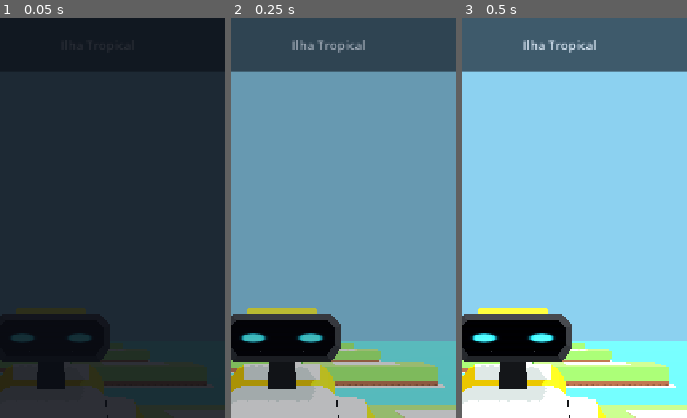
Above: before the commit, frames 1-3 (left to right).
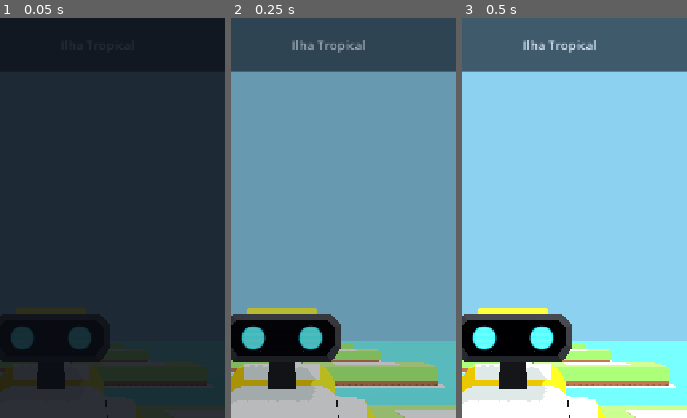
Above: after the commit, the same moments.

Repository: rogerbif/grass-cut-bot
Game: Godot game, scene res://scenes/menu/main_menu.tscn
The game is run twice, just before and just after one commit, with the same random seed, the same clock (stepped at 60 frames per second) and the same inputs.
Inputs:
- Up to frame 1 (0.05 s): no input
- Up to frame 2 (0.25 s): no input
- Up to frame 3 (0.5 s): no input
The pictures show only the part of the screen within x 39-89%, y 0-50%; the shares and areas given below are measured in that part.

The runs differ from the first frame. In frame 1, 0.5% of the frame differs, in the area x 4-41%, y 77-83%; in frame 2, 0.8%; in frame 3, 0.9%, in the area x 3-42%, y 76-84%.

Commit message:
fix(visual): corrige proporção e aspect ratio 3:1 do atlas de olhos de LED eliminando achatamento

Diff:
--- a/assets/textures/cutter/eyes_atlas.svg
+++ b/assets/textures/cutter/eyes_atlas.svg
@@ -1,107 +1,110 @@
 <svg xmlns="http://www.w3.org/2000/svg" viewBox="0 0 2048 2048" width="2048" height="2048">
   <defs>
-    <!-- Filtro sutil para dar acabamento suave aos vetores -->
     <style>
       .glow-shape { fill: #FFFFFF; }
       .stroke-shape { stroke: #FFFFFF; fill: none; stroke-linecap: round; stroke-linejoin: round; }
     </style>
   </defs>
 
-  <!-- Fundo transparente para canal alfa do shader -->
+  <!-- Grade 2 colunas x 6 linhas (2048 x 2048) -->
+  <!-- Cada célula: Largura = 1024px, Altura = 341.33px (Aspect Ratio 3.00:1) -->
+  <!-- Olho esquerdo centro: X=232, Y=171 | Olho direito centro: X=792, Y=171 | Raio base: 112px -->
 
-  <!-- ========================================== -->
-  <!-- LINHA 0                                     -->
-  <!-- ========================================== -->
+  <!-- ============================================================== -->
+  <!-- LINHA 0: Y = 0..341.33                                         -->
+  <!-- ============================================================== -->
 
-  <!-- FRAME 0: Padrão (Normal) - Coluna 0 (X: 0..512, Y: 0..512) -->
+  <!-- 0: NORMAL - Coluna 0 (X: 0..1024) -->
   <g id="frame_0_normal">
-    <circle cx="116" cy="256" r="58" class="glow-shape" />
-    <circle cx="396" cy="256" r="58" class="glow-shape" />
+    <circle cx="232" cy="171" r="112" class="glow-shape" />
+    <circle cx="792" cy="171" r="112" class="glow-shape" />
   </g>
 
-  <!-- FRAME 1: Feliz (Happy) - Coluna 1 (X: 512..1024, Y: 0..512) -->
+  <!-- 1: HAPPY - Coluna 1 (X: 1024..2048) -> cx_esq = 1256, cx_dir = 1816 -->
   <g id="frame_1_happy">
-    <!-- Olho Esquerdo: Arco para cima -->
-    <path d="M 576 290 Q 628 200 680 290" class="stroke-shape" stroke-width="26" />
-    <!-- Olho Direito: Arco para cima -->
-    <path d="M 856 290 Q 908 200 960 290" class="stroke-shape" stroke-width="26" />
+    <path d="M 1154 220 Q 1256 70 1358 220" class="stroke-shape" stroke-width="48" />
+    <path d="M 1714 220 Q 1816 70 1918 220" class="stroke-shape" stroke-width="48" />
   </g>
 
-  <!-- FRAME 2: Triste / Danificado - Coluna 2 (X: 1024..1536, Y: 0..512) -->
+  <!-- ============================================================== -->
+  <!-- LINHA 1: Y = 341.33..682.66 (Y_center = 512)                   -->
+  <!-- ============================================================== -->
+
+  <!-- 2: SAD - Coluna 0 (X: 0..1024) -->
   <g id="frame_2_sad">
     <!-- Olho Esquerdo: Semicírculo voltado para baixo com pálpebra caída -->
-    <path d="M 1088 230 C 1088 280 1192 280 1192 230 Z" class="glow-shape" />
-    <path d="M 1080 215 L 1200 235" class="stroke-shape" stroke-width="14" />
-    <!-- Olho Direito: Semicírculo simétrico -->
-    <path d="M 1368 230 C 1368 280 1472 280 1472 230 Z" class="glow-shape" />
-    <path d="M 1360 235 L 1480 215" class="stroke-shape" stroke-width="14" />
+    <path d="M 120 490 C 120 600 344 600 344 490 Z" class="glow-shape" />
+    <path d="M 104 460 L 360 500" class="stroke-shape" stroke-width="26" />
+    <!-- Olho Direito -->
+    <path d="M 680 490 C 680 600 904 600 904 490 Z" class="glow-shape" />
+    <path d="M 664 500 L 920 460" class="stroke-shape" stroke-width="26" />
   </g>
 
-  <!-- FRAME 3: Bravo / Modo de Ataque - Coluna 3 (X: 1536..2048, Y: 0..512) -->
+  <!-- 3: ANGRY - Coluna 1 (X: 1024..2048) -->
   <g id="frame_3_angry">
-    <!-- Olho Esquerdo: Retângulo chanfrado agressivo inclinado para dentro -->
-    <polygon points="1600,215 1710,248 1690,305 1600,305" class="glow-shape" />
-    <!-- Olho Direito: Simétrico inclinado para dentro -->
-    <polygon points="1874,248 1984,215 1984,305 1894,305" class="glow-shape" />
+    <!-- Olho Esquerdo agressivo inclinado para dentro -->
+    <polygon points="1134,440 1358,500 1320,600 1134,600" class="glow-shape" />
+    <!-- Olho Direito agressivo inclinado para dentro -->
+    <polygon points="1714,500 1938,440 1938,600 1752,600" class="glow-shape" />
   </g>
 
-  <!-- ========================================== -->
-  <!-- LINHA 1                                     -->
-  <!-- ========================================== -->
+  <!-- ============================================================== -->
+  <!-- LINHA 2: Y = 682.66..1024 (Y_center = 853)                     -->
+  <!-- ============================================================== -->
 
-  <!-- FRAME 4: Surpreso / Alerta - Coluna 0 (X: 0..512, Y: 512..1024) -->
+  <!-- 4: ALERT - Coluna 0 (X: 0..1024) -->
   <g id="frame_4_alert">
-    <circle cx="116" cy="768" r="54" class="stroke-shape" stroke-width="24" />
-    <circle cx="396" cy="768" r="54" class="stroke-shape" stroke-width="24" />
+    <circle cx="232" cy="853" r="102" class="stroke-shape" stroke-width="42" />
+    <circle cx="792" cy="853" r="102" class="stroke-shape" stroke-width="42" />
   </g>
 
-  <!-- FRAME 5: Carregando / Dormindo - Coluna 1 (X: 512..1024, Y: 512..1024) -->
+  <!-- 5: SLEEPING - Coluna 1 (X: 1024..2048) -->
   <g id="frame_5_sleeping">
-    <line x1="576" y1="768" x2="680" y2="768" class="stroke-shape" stroke-width="26" />
-    <line x1="856" y1="768" x2="960" y2="768" class="stroke-shape" stroke-width="26" />
+    <line x1="1134" y1="853" x2="1378" y2="853" class="stroke-shape" stroke-width="48" />
+    <line x1="1694" y1="853" x2="1938" y2="853" class="stroke-shape" stroke-width="48" />
   </g>
 
-  <!-- FRAME 6: Confuso / Pane (Glitch) - Coluna 2 (X: 1024..1536, Y: 512..1024) -->
+  <!-- ============================================================== -->
+  <!-- LINHA 3: Y = 1024..1365.33 (Y_center = 1195)                   -->
+  <!-- ============================================================== -->
+
+  <!-- 6: GLITCH - Coluna 0 (X: 0..1024) -->
   <g id="frame_6_glitch">
-    <!-- Olho Esquerdo: Ponto de Interrogação '?' estilizado -->
-    <path d="M 1110 730 C 1110 700 1170 700 1170 740 C 1170 770 1140 775 1140 805" class="stroke-shape" stroke-width="22" />
-    <circle cx="1140" cy="835" r="11" class="glow-shape" />
-    <!-- Olho Direito: Espiral '@' estilizada -->
-    <path d="M 1420 768 A 46 46 0 1 0 1420 770 A 28 28 0 1 0 1420 766" class="stroke-shape" stroke-width="18" />
+    <!-- Ponto de Interrogação '?' -->
+    <path d="M 180 1120 C 180 1060 284 1060 284 1130 C 284 1180 232 1195 232 1245" class="stroke-shape" stroke-width="40" />
+    <circle cx="232" cy="1290" r="20" class="glow-shape" />
+    <!-- Espiral '@' -->
+    <path d="M 830 1195 A 90 90 0 1 0 830 1200 A 55 55 0 1 0 830 1190" class="stroke-shape" stroke-width="32" />
   </g>
 
-  <!-- FRAME 7: Piscando / Esperto (Wink) - Coluna 3 (X: 1536..2048, Y: 512..1024) -->
+  <!-- 7: WINK - Coluna 1 (X: 1024..2048) -->
   <g id="frame_7_wink">
-    <!-- Olho Esquerdo: Normal -->
-    <circle cx="1652" cy="768" r="58" class="glow-shape" />
-    <!-- Olho Direito: Fechado/Piscando -->
-    <line x1="1880" y1="768" x2="1980" y2="768" class="stroke-shape" stroke-width="26" />
+    <circle cx="1256" cy="1195" r="112" class="glow-shape" />
+    <line x1="1694" y1="1195" x2="1938" y2="1195" class="stroke-shape" stroke-width="48" />
   </g>
 
-  <!-- ========================================== -->
-  <!-- LINHA 2                                     -->
-  <!-- ========================================== -->
+  <!-- ============================================================== -->
+  <!-- LINHA 4: Y = 1365.33..1706.66 (Y_center = 1536)                 -->
+  <!-- ============================================================== -->
 
-  <!-- FRAME 8: Vitória / Estrelas - Coluna 0 (X: 0..512, Y: 1024..1536) -->
+  <!-- 8: VICTORY - Coluna 0 (X: 0..1024) -->
   <g id="frame_8_victory">
-    <!-- Olho Esquerdo: Estrela de 5 pontas centrada em (116, 1280) -->
-    <!-- Raio externo 64, interno 30 -->
+    <!-- Estrela ★ de 5 pontas centrada em (232, 1536) com raio ext 120, int 56 -->
     <polygon points="
-      116,1216 134,1262 180,1262 144,1290 158,1336
-      116,1308 74,1336 88,1290 52,1262 98,1262"
+      232,1416 267,1502 355,1502 284,1555 311,1641
+      232,1588 153,1641 180,1555 109,1502 197,1502"
       class="glow-shape" />
-    <!-- Olho Direito: Coração estilizado centrado em (396, 1280) -->
+    <!-- Coração ♥ centrado em (792, 1536) -->
     <path d="
-      M 396 1326
-      C 340 1280 336 1230 366 1220
-      C 390 1210 396 1240 396 1240
-      C 396 1240 402 1210 426 1220
-      C 456 1230 452 1280 396 1326 Z"
+      M 792 1630
+      C 684 1536 676 1438 734 1418
+      C 780 1398 792 1458 792 1458
+      C 792 1458 804 1398 850 1418
+      C 908 1438 900 1536 792 1630 Z"
       class="glow-shape" />
   </g>
 
-  <!-- FRAME 9: Sem Bateria / Desligado - Coluna 1 (X: 512..1024, Y: 1024..1536) -->
-  <!-- Totalmente vazio/transparente (apenas o display e scanlines do shader aparecem) -->
+  <!-- 9: OFF - Coluna 1 (X: 1024..2048) -> Vazio -->
   <g id="frame_9_off">
   </g>
 
--- a/shaders/eye_display.gdshader
+++ b/shaders/eye_display.gdshader
@@ -2,7 +2,7 @@
 render_mode unshaded, cull_disabled;
 
 uniform sampler2D eye_atlas : filter_linear_mipmap;
-uniform vec2 atlas_grid = vec2(4.0, 4.0);
+uniform vec2 atlas_grid = vec2(2.0, 6.0);
 uniform int expression_index : hint_range(0, 15) = 0;
 
 uniform vec4 eye_color : source_color = vec4(0.17, 0.89, 1.0, 1.0);
--- a/shaders/eye_display_material.tres
+++ b/shaders/eye_display_material.tres
@@ -6,7 +6,7 @@
 [resource]
 render_priority = 1
 shader = ExtResource("1_shader")
-shader_parameter/atlas_grid = Vector2(4, 4)
+shader_parameter/atlas_grid = Vector2(2, 6)
 shader_parameter/expression_index = 0
 shader_parameter/eye_color = Color(0.17, 0.89, 1, 1)
 shader_parameter/emission_energy = 2.0
